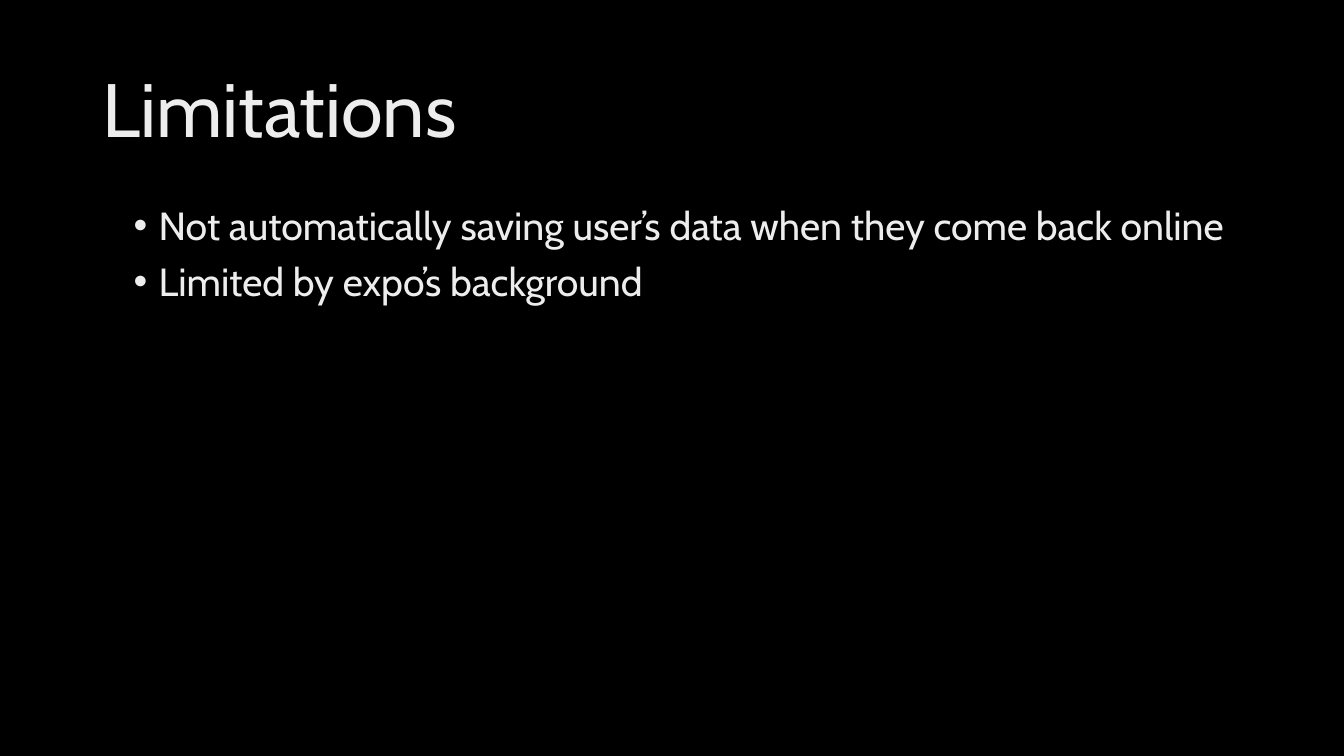
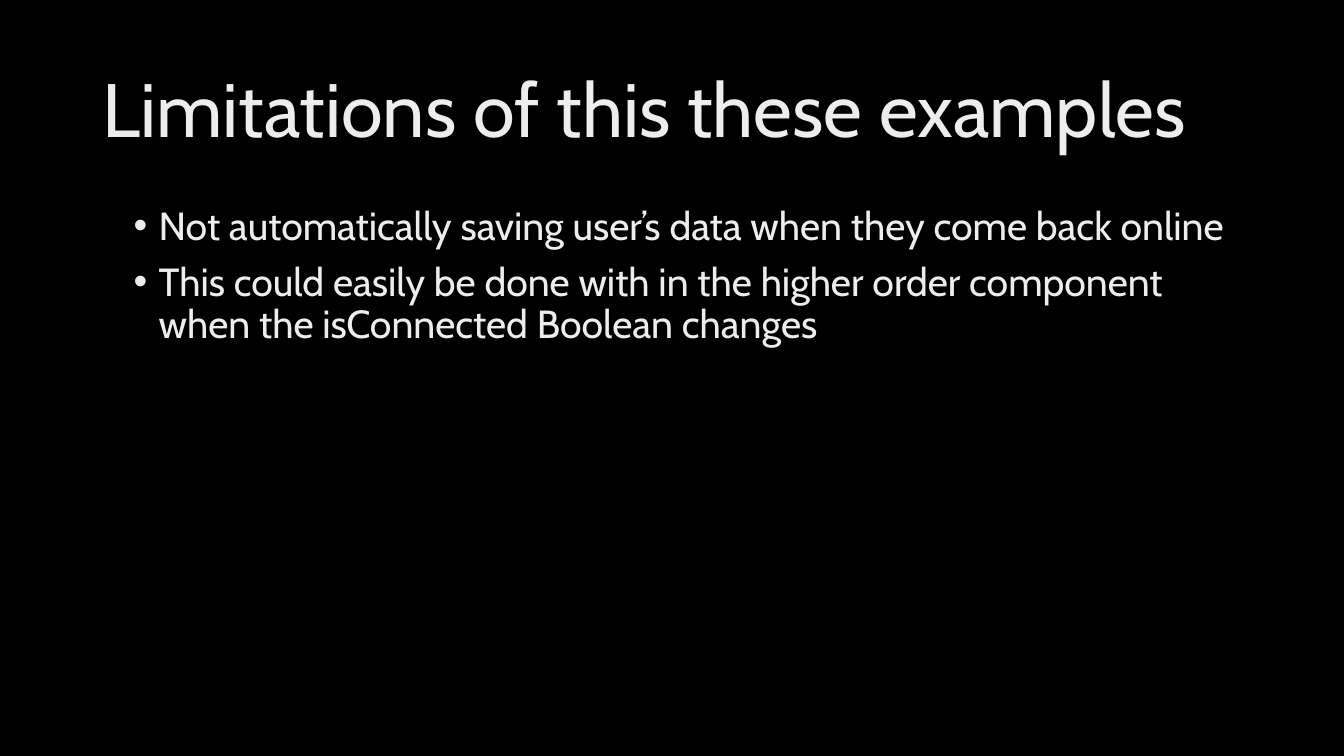
Before and after one commit to kunovsky/reactOfflineTalk, a slide deck: slide 24 of react_offline_talk.pptx (slide 22 before the commit). Drawn at 1344x756 pixels with LibreOffice and Linux fonts; fonts in the diff are those of the drawing; background and template pictures are left out. Boxes give left, top, right and bottom in pixels: in the first picture for what was removed or moved away, otherwise in the second. Text is boxed around its words. In the diff, an @@ line names an element or a change of style, - is before the commit and + after.

```diff
--- a/react_offline_talk.pptx
+++ b/react_offline_talk.pptx
@@ title at (102,80,1186,154): text changed @@
-Limitations
+Limitations of this these examples
@@ text at (159,266,1162,348): text changed @@
-• Limited by expo’s background
+• This could easily be done with in the higher order component when the isConnected Boolean changes
```
Also in this commit, not shown: 3 other slides changed, 2 slides added.
